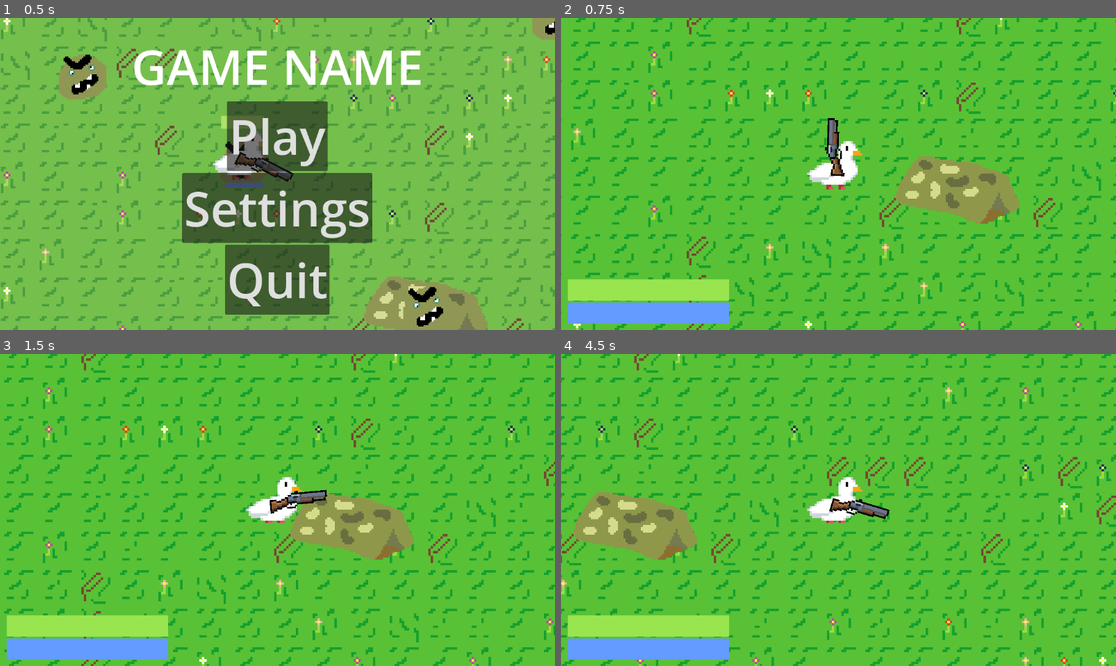
Above: before the commit, frames 1-4 (two rows, left to right).
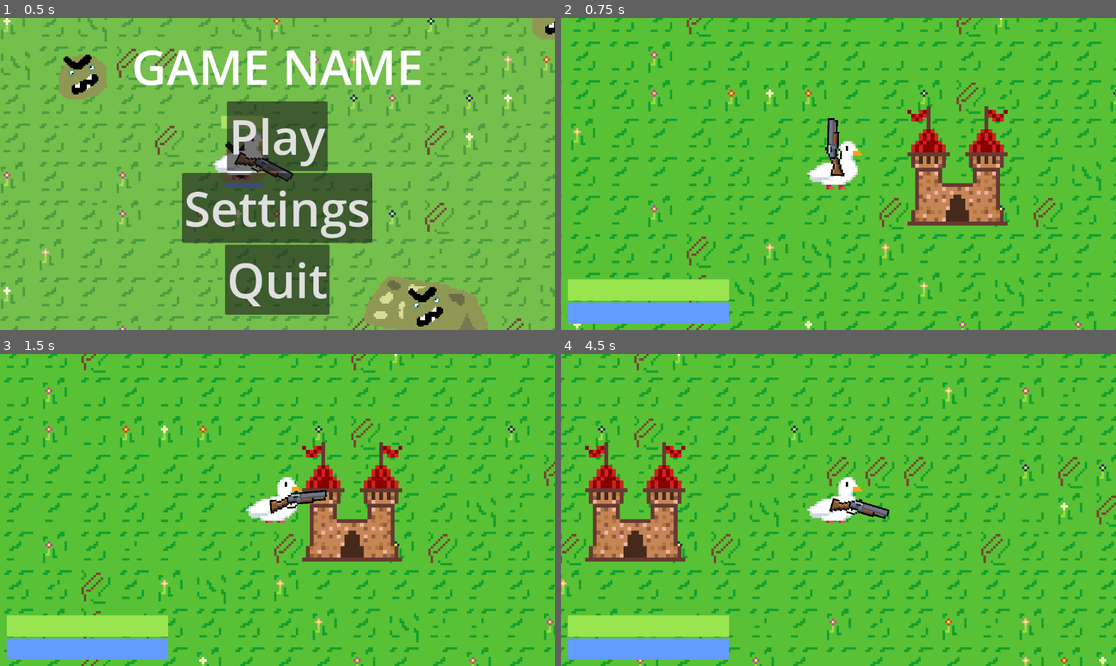
Above: after the commit, the same moments.

Repository: MathiasBenoni/Wave_based_game
Game: Godot game, scene res://scenes/startscreen.tscn
Same seed, same stepped clock (60 frames per second), same inputs: the game is played once before the commit and once after it.
Inputs (mouse positions are in pixels of both pictures, inside the frame that each line leads up to):
- Up to frame 1 (0.5 s): no input
- Up to frame 2 (0.75 s): click "Play" at 0.5 s
- Up to frame 3 (1.5 s): tap Enter (enter) at 1.25, 1.35 s; move the mouse to (399, 494) at 1.27 s; hold D (move_right) from 1.28 s (still down)
- Up to frame 4 (4.5 s): move the mouse to (727, 525) at 2.02 s; release D (move_right) at 2.03 s; hold S (move_down) 2.03-2.78 s; tap Enter (enter) at 2.1, 3.05, 3.8 s; move the mouse to (894, 441) at 2.77 s; hold D (move_right) 2.78-3.53 s; right-click (894, 441) at 2.85 s; move the mouse to (810, 572) at 3.52 s; hold W (move_up) 3.53-4.28 s; click (810, 572) at 3.6 s; move the mouse to (1005, 556) at 4.27 s; hold A (move_left) from 4.28 s (still down); hold Shift (sprint) from 4.28 s (still down)

Frame 1 is identical in both runs. In frame 2, 5.3% of the frame differs, in the area x 60-83%, y 28-67%; in frame 3, 5.1%; in frame 4, 5.3%.

Commit message:
Added new sprites for base, removed healthbar on base, added simple base damage

Diff:
--- a/scenes/base.tscn
+++ b/scenes/base.tscn
@@ -1,17 +1,61 @@
-[gd_scene load_steps=6 format=3 uid="uid://bvj3m373d5jtt"]
+[gd_scene load_steps=10 format=3 uid="uid://bvj3m373d5jtt"]
 
 [ext_resource type="Script" uid="uid://cgk05dgueqyce" path="res://scripts/base.gd" id="1_0k4gx"]
-[ext_resource type="Texture2D" uid="uid://cbnjhmbotomf3" path="res://assets/sprites/base/base_1.png" id="1_f4aa5"]
+[ext_resource type="Texture2D" uid="uid://dyult1ajfyhji" path="res://assets/sprites/base/base_2_5.png" id="2_hh5oj"]
+[ext_resource type="Texture2D" uid="uid://b6ew80kp0nvma" path="res://assets/sprites/base/base_2.png" id="2_t45w4"]
 [ext_resource type="Texture2D" uid="uid://cli5twyfbuk57" path="res://assets/sprites/character/healthbar_placeholder.png" id="3_t45w4"]
+[ext_resource type="Texture2D" uid="uid://dfuun1ok74r1g" path="res://assets/sprites/base/base_2_4.png" id="4_vqfsp"]
+[ext_resource type="Texture2D" uid="uid://csbnl5hva87al" path="res://assets/sprites/base/base_2_3.png" id="5_i6jx3"]
+[ext_resource type="Texture2D" uid="uid://b78ngs4y47dth" path="res://assets/sprites/base/base_2_2.png" id="6_jn13j"]
 
 [sub_resource type="SpriteFrames" id="SpriteFrames_67wly"]
 animations = [{
 "frames": [{
 "duration": 1.0,
-"texture": ExtResource("1_f4aa5")
+"texture": ExtResource("2_hh5oj")
 }],
 "loop": true,
-"name": &"default",
+"name": &"10",
+"speed": 5.0
+}, {
+"frames": [{
+"duration": 1.0,
+"texture": ExtResource("2_t45w4")
+}],
+"loop": true,
+"name": &"100",
+"speed": 5.0
+}, {
+"frames": [{
+"duration": 1.0,
+"texture": ExtResource("4_vqfsp")
+}],
+"loop": true,
+"name": &"20",
+"speed": 5.0
+}, {
+"frames": [{
+"duration": 1.0,
+"texture": ExtResource("4_vqfsp")
+}],
+"loop": true,
+"name": &"40",
+"speed": 5.0
+}, {
+"frames": [{
+"duration": 1.0,
+"texture": ExtResource("5_i6jx3")
+}],
+"loop": true,
+"name": &"50",
+"speed": 5.0
+}, {
+"frames": [{
+"duration": 1.0,
+"texture": ExtResource("6_jn13j")
+}],
+"loop": true,
+"name": &"75",
 "speed": 5.0
 }]
 
@@ -20,18 +64,21 @@
 
 [node name="base" type="Area2D"]
 scale = Vector2(0.2, 0.2)
+collision_layer = 3
 script = ExtResource("1_0k4gx")
 
 [node name="AnimatedSprite2D" type="AnimatedSprite2D" parent="."]
 position = Vector2(-3, -56)
-scale = Vector2(4, 4)
+scale = Vector2(8, 8)
 sprite_frames = SubResource("SpriteFrames_67wly")
+animation = &"100"
 
 [node name="CollisionShape2D" type="CollisionShape2D" parent="."]
 position = Vector2(0, -0.5)
 shape = SubResource("RectangleShape2D_vqemj")
 
 [node name="health" type="TextureProgressBar" parent="."]
+visible = false
 z_index = -1
 anchors_preset = 8
 anchor_left = 0.5
@@ -39,9 +86,9 @@
 anchor_right = 0.5
 anchor_bottom = 0.5
 offset_left = -125.0
-offset_top = -111.0
+offset_top = -106.0
 offset_right = 120.0
-offset_bottom = -84.0
+offset_bottom = -79.0
 grow_horizontal = 2
 grow_vertical = 2
 size_flags_vertical = 8
--- a/scenes/enemy/enemy.tscn
+++ b/scenes/enemy/enemy.tscn
@@ -66,4 +66,9 @@
 
 [node name="NavigationAgent2D" type="NavigationAgent2D" parent="."]
 
+[node name="cooldown" type="Timer" parent="."]
+
+[connection signal="area_entered" from="Area2D" to="." method="_on_area_2d_area_entered"]
+[connection signal="area_exited" from="Area2D" to="." method="_on_area_2d_area_exited"]
 [connection signal="body_entered" from="Area2D" to="." method="_on_area_2d_body_entered"]
+[connection signal="timeout" from="cooldown" to="." method="_on_cooldown_timeout"]
--- a/scenes/tower.tscn
+++ b/scenes/tower.tscn
@@ -1,21 +1,22 @@
 [gd_scene load_steps=4 format=3 uid="uid://5xafmbc00iqv"]
 
-[ext_resource type="Texture2D" uid="uid://cxxav8huwpjb5" path="res://assets/sprites/character/placeholder.png" id="1_2x682"]
 [ext_resource type="Script" uid="uid://d1bh32wsu0wla" path="res://scripts/tower.gd" id="1_ay4al"]
+[ext_resource type="Texture2D" uid="uid://dqinebr7c2qn1" path="res://assets/sprites/base/tower_2.png" id="2_ay4al"]
 
 [sub_resource type="RectangleShape2D" id="RectangleShape2D_2x682"]
-size = Vector2(20, 51)
+size = Vector2(28, 18)
 
 [node name="tower" type="StaticBody2D"]
+z_index = 7
 script = ExtResource("1_ay4al")
 
 [node name="Sprite2D" type="Sprite2D" parent="."]
-position = Vector2(0, 16)
-scale = Vector2(1, 3)
-texture = ExtResource("1_2x682")
+position = Vector2(0.99999994, -34.000004)
+scale = Vector2(2.5, 2.5)
+texture = ExtResource("2_ay4al")
 
 [node name="CollisionShape2D" type="CollisionShape2D" parent="."]
-position = Vector2(0, 15.5)
+position = Vector2(0, -3)
 shape = SubResource("RectangleShape2D_2x682")
 
 [node name="cooldown" type="Timer" parent="."]
--- a/scripts/base.gd
+++ b/scripts/base.gd
@@ -1,19 +1,26 @@
 extends Area2D
+
+@export var health := 100.0
 
 func base():
 	pass
 
 func _ready() -> void:
-	pass
+	$AnimatedSprite2D.play("100")
 
 
 
 func _process(delta: float) -> void:
-	delta = delta
-	pass
 
-
-func _on_body_entered(body: Node2D) -> void:
-
-	if body.has_method("enemy"):
-		print("DEAD")
+	if health <= 100 and health > 75:
+		$AnimatedSprite2D.play("100")
+	elif health <= 75 and health > 50:
+		$AnimatedSprite2D.play("75")
+	elif health <= 50 and health > 40:
+		$AnimatedSprite2D.play("50")
+	elif health <= 40 and health > 20:
+		$AnimatedSprite2D.play("40")
+	elif health <= 20 and health > 10:
+		$AnimatedSprite2D.play("20")
+	else:
+		$AnimatedSprite2D.play("10")
--- a/scripts/enemy.gd
+++ b/scripts/enemy.gd
@@ -116,3 +116,29 @@
 
 	if body.has_method("bullet"):
 		take_damage(body)
+
+
+func _process(delta: float) -> void:
+
+	if entered_base == true and cooldown == false:
+		$cooldown.start()
+		cooldown = true
+		get_tree().get_root().get_node("main").minus_base_life()
+
+var cooldown := false
+var entered_base := false
+
+func _on_area_2d_area_entered(area: Area2D) -> void:
+
+	if area.has_method("base"):
+		entered_base = true
+
+
+
+func _on_area_2d_area_exited(area: Area2D) -> void:
+	if area.has_method("base"):
+		entered_base = false
+
+
+func _on_cooldown_timeout() -> void:
+	cooldown = false
--- a/scripts/main.gd
+++ b/scripts/main.gd
@@ -10,6 +10,8 @@
 var numberOfCoins := 0
 var temp_damage := 0.0
 var button_minimum_size = Vector2(200, 10)
+
+var base_health := 100.0
 
 var towers := 0
 
@@ -368,7 +370,7 @@
 	$player/shop/VBoxContainer/VBoxContainer2/VBoxContainer/upgrade2.custom_minimum_size = button_minimum_size
 	$player/shop/VBoxContainer/VBoxContainer3/VBoxContainer/upgrade3.custom_minimum_size = button_minimum_size
 	$player/shop/VBoxContainer/VBoxContainer4/VBoxContainer/upgrade4.custom_minimum_size = button_minimum_size
-
+	$base.health = base_health
 	$player/post_wave.visible = false
 	$player/esc_menu.process_mode = Node.PROCESS_MODE_WHEN_PAUSED
 
@@ -435,12 +437,6 @@
 			print("Shop!")
 			shop()
 
-
-
-
-
-
-
 func pause():
 
 	if $player/esc_menu.visible:
@@ -460,13 +456,11 @@
 func minus_life():
 	$player.take_damage(damage)
 
-
 func post_wave():
 	$player/post_wave.visible = true
 	ispostwavetrue = true
 	pass
 
-
 func shop():
 	randomize_shop()
 	$player/shop.visible = true
@@ -479,38 +473,23 @@
 func _on_continue_pressed() -> void:
 	pause()
 
-
 func gameover():
-
 	get_tree().paused = true
 	$player/gameover.visible = true
 
-
-
-
 func _on_player_i_died() -> void:
 	gameover()
-
-
 func _on_quit_pressed() -> void:
 	print("Quit")
-
-
 func _on_restart_pressed() -> void:
 	get_tree().reload_current_scene()
-
-
 func _on_game_over_restart_pressed() -> void:
 	print("RESTART")
 	get_tree().paused = false
 	get_tree().reload_current_scene()
-
-
 func _on_game_over_quit_pressed() -> void:
 	print("QUIT")
 	get_tree().quit()
-
-
 func _on_button_pressed() -> void:
 	print("Skip")
 	apply_upgrade_effect("skip")
@@ -557,3 +536,12 @@
 		else:
 			print("Warning: Could not find valid position for tower after ", max_attempts, " attempts")
 			tower_instantiated.queue_free()
+
+
+
+func minus_base_life():
+	base_health -= damage * 0.8
+	$base.health = base_health
+	print(base_health)
+
+	pass
Binary file added: assets/sprites/base/base_2.png
Not shown, added: assets/sprites/base/base_2.png.import
Binary file added: assets/sprites/base/base_2_1.aseprite
Binary file added: assets/sprites/base/base_2_2.png
Not shown, added: assets/sprites/base/base_2_2.png.import
Binary file added: assets/sprites/base/base_2_3.aseprite
Binary file added: assets/sprites/base/base_2_3.png
Not shown, added: assets/sprites/base/base_2_3.png.import
Binary file added: assets/sprites/base/base_2_4.png
Not shown, added: assets/sprites/base/base_2_4.png.import
Binary file added: assets/sprites/base/base_2_5.png
Not shown, added: assets/sprites/base/base_2_5.png.import
(and 2 more such lines)
